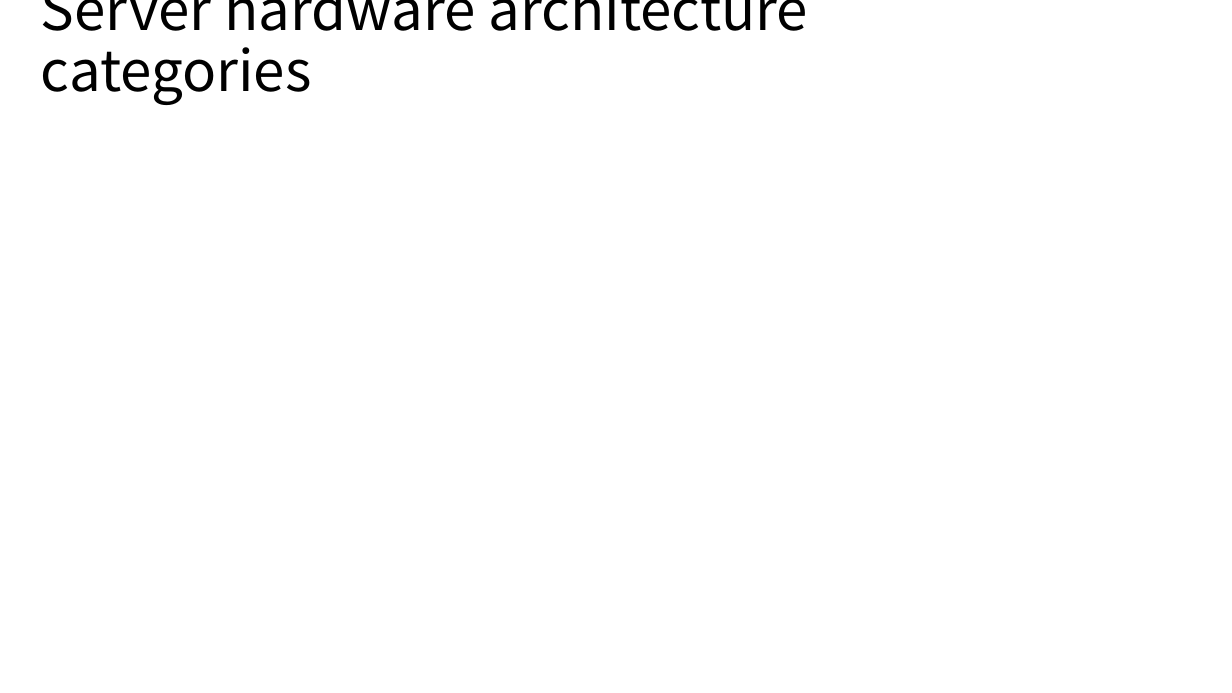
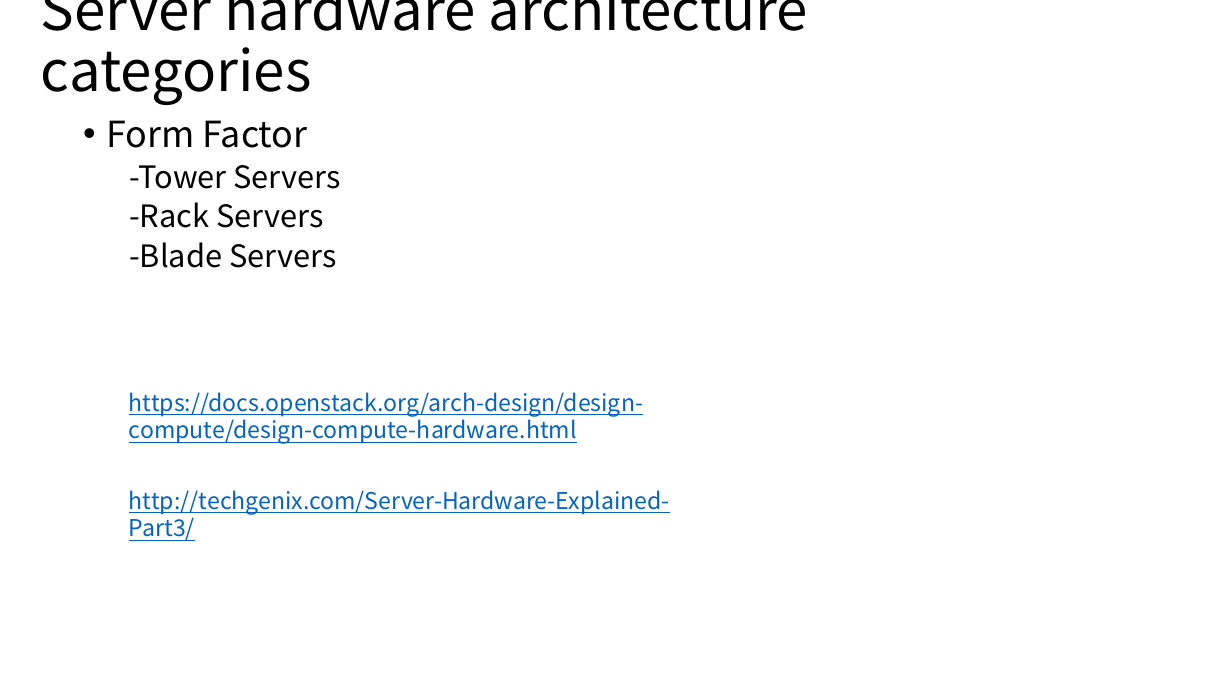
Before and after one commit to louishu302/cixtool, a slide deck: slide 4 of Future Computing.pptx. Drawn at 1232x693 pixels with LibreOffice and Linux fonts; fonts in the diff are those of the drawing. Boxes give left, top, right and bottom in pixels: in the first picture for what was removed or moved away, otherwise in the second. Text is boxed around its words. In the diff, an @@ line names an element or a change of style, - is before the commit and + after.

```diff
--- a/Future Computing.pptx
+++ b/Future Computing.pptx
@@ text added at bbox=[106, 120, 342, 268], 24 pt, text #000000 @@
+• Form Factor
+  -Tower Servers
+  -Rack Servers
+  -Blade Servers
@@ text added at bbox=[129, 392, 643, 444], 18 pt, text #0563C1, underline @@
+https://docs.openstack.org/arch-design/design-compute/design-compute-hardware.html
@@ text added at bbox=[129, 490, 670, 541], 18 pt, text #0563C1, underline @@
+http://techgenix.com/Server-Hardware-Explained-Part3/
```
